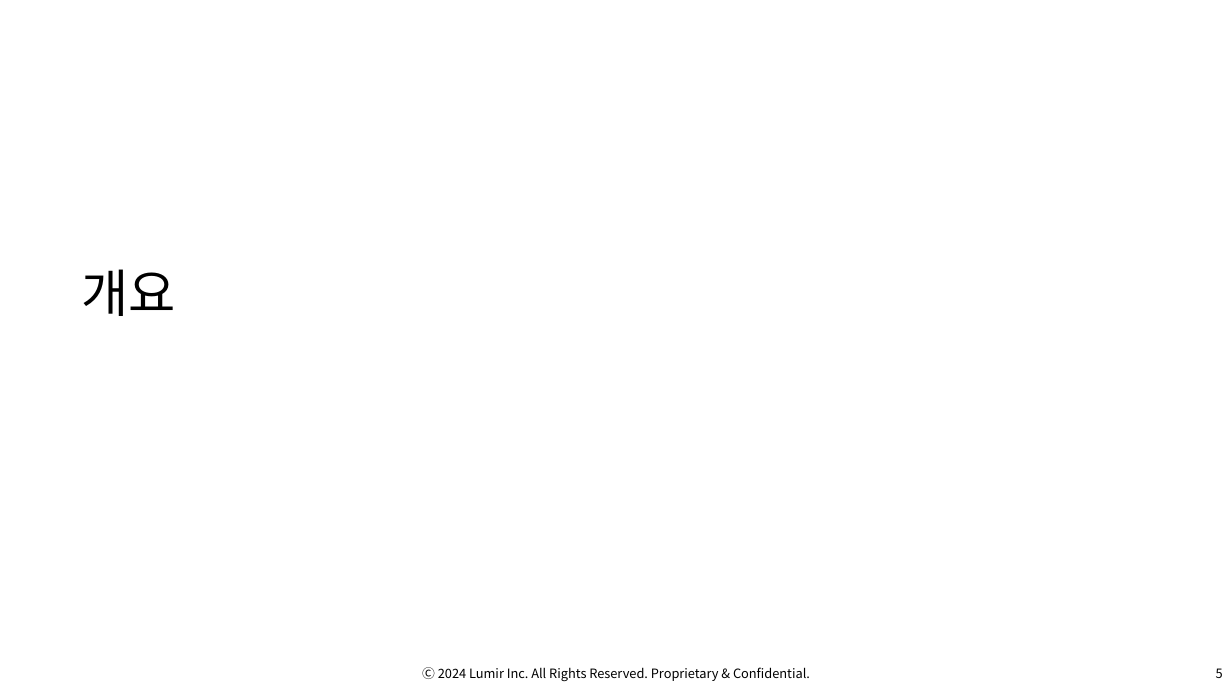
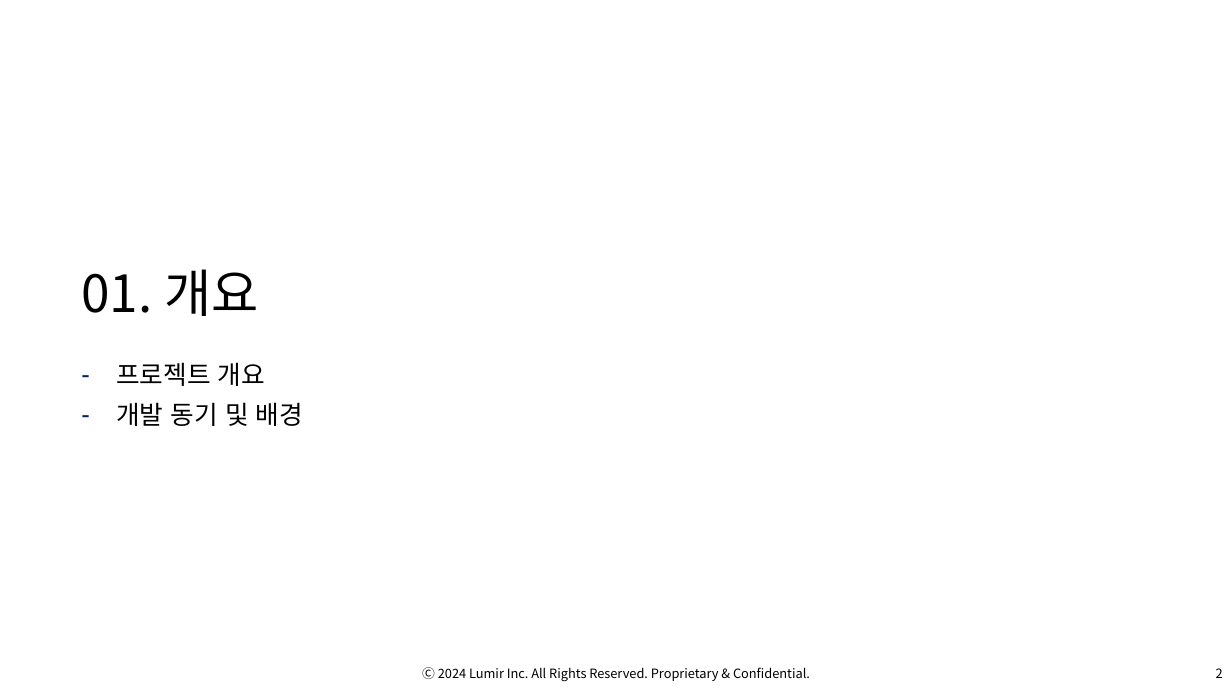
Before and after one commit to OsterRepository/OsterRepository, a slide deck: slide 3 of 기술 7부 김민수 성과 발표.pptx (slide 6 before the commit). Drawn at 1232x693 pixels with LibreOffice and Linux fonts; fonts in the diff are those of the drawing; background and template pictures are left out. Boxes give left, top, right and bottom in pixels: in the first picture for what was removed or moved away, otherwise in the second. Text is boxed around its words. In the diff, an @@ line names an element or a change of style, - is before the commit and + after.

```diff
--- a/기술 7부 김민수 성과 발표.pptx
+++ b/기술 7부 김민수 성과 발표.pptx
@@ title at (81,269,258,316): text changed @@
-개요
+01. 개요
@@ text added at (116,362,303,426), 20 pt, text #000000 @@
+– 프로젝트 개요
+– 개발 동기 및 배경
@@ page number at (1216,668,1223,678): text changed @@
-5
+2
```
Also in this commit, not shown: 4 other slides changed, 8 slides added, 4 slides removed, 1 other file.
